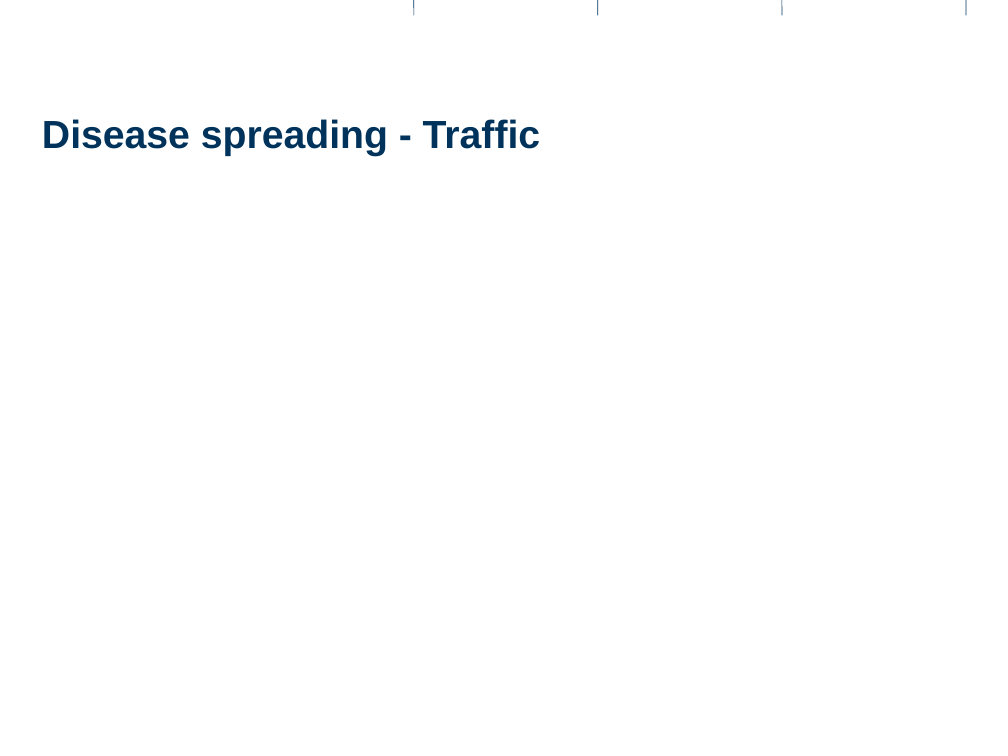
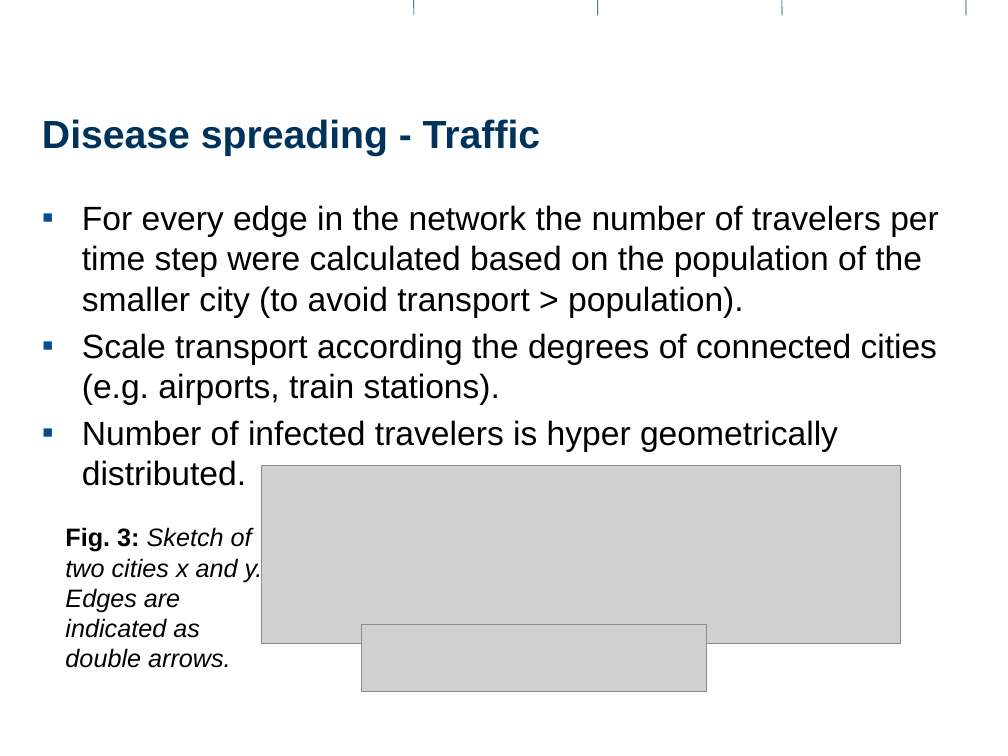
Before and after one commit to Pascal-Stucheli/Epidemic_Simulation_SS2012, a slide deck: slide 7 of presentation/Epicdemics_presentation.pptx. Drawn at 1008x756 pixels with LibreOffice and Linux fonts; fonts in the diff are those of the drawing; grey boxes stand for pictures; background and template pictures are left out. Boxes give left, top, right and bottom in pixels: in the first picture for what was removed or moved away, otherwise in the second. Text is boxed around its words. In the diff, an @@ line names an element or a change of style, - is before the commit and + after.

```diff
--- a/presentation/Epicdemics_presentation.pptx
+++ b/presentation/Epicdemics_presentation.pptx
@@ text added at <box>82,205,939,486</box>, 24 pt, text #000000 @@
+▪ For every edge in the network the number of travelers per time step were calculated based on the population of the smaller city (to avoid transport ˃ population).
+▪ Scale transport according the degrees of connected cities (e.g. airports, train stations).
+▪ Number of infected travelers is hyper geometrically distributed.
@@ picture added at <box>262,466,901,644</box> @@
@@ text added at <box>65,527,263,668</box>, 18 pt, text #000000, italic @@
+Fig. 3: Sketch of two cities x and y. Edges are indicated as double arrows.
@@ picture added at <box>361,624,707,691</box> @@
```
Also in this commit, not shown: 2 other slides changed.
